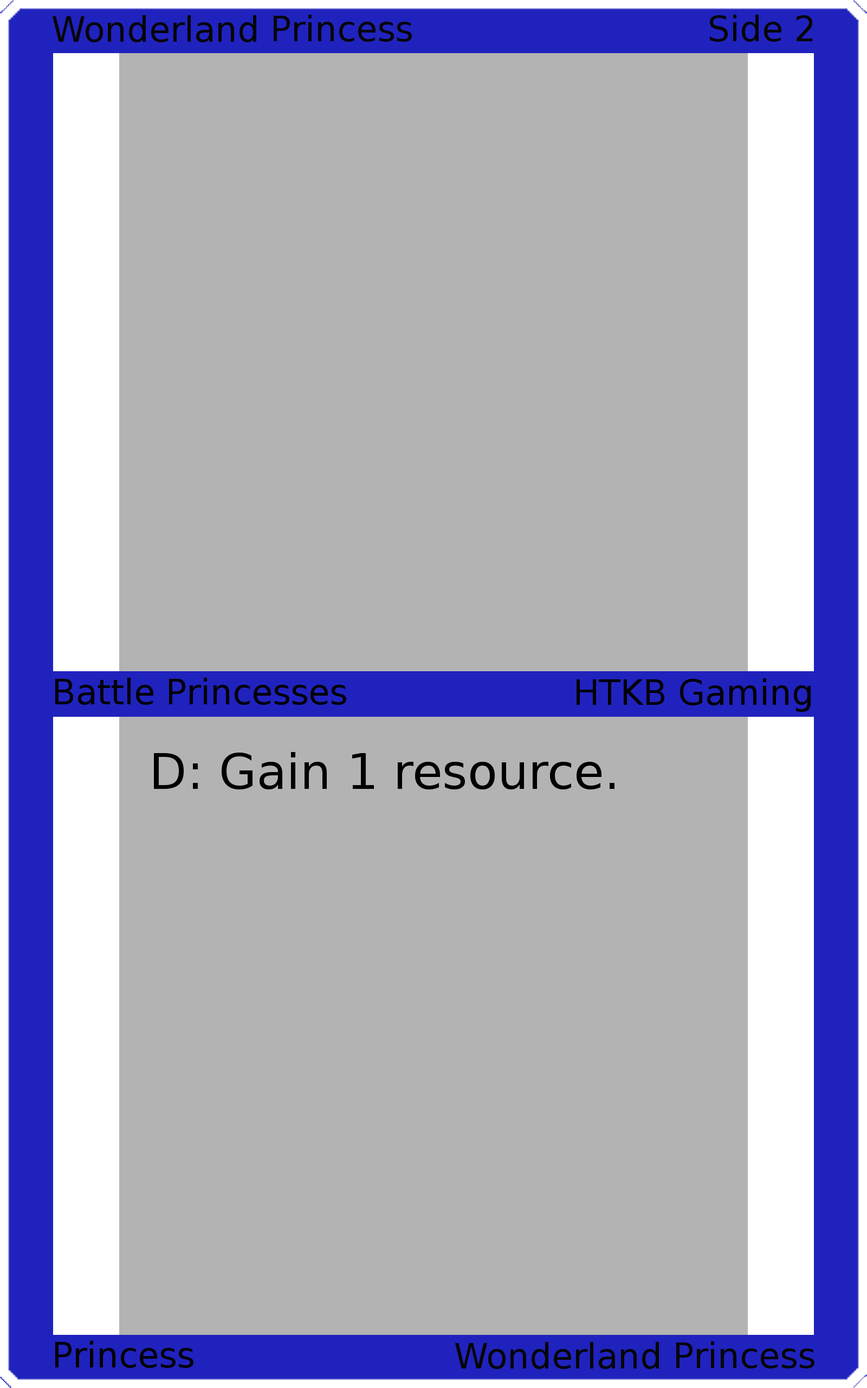
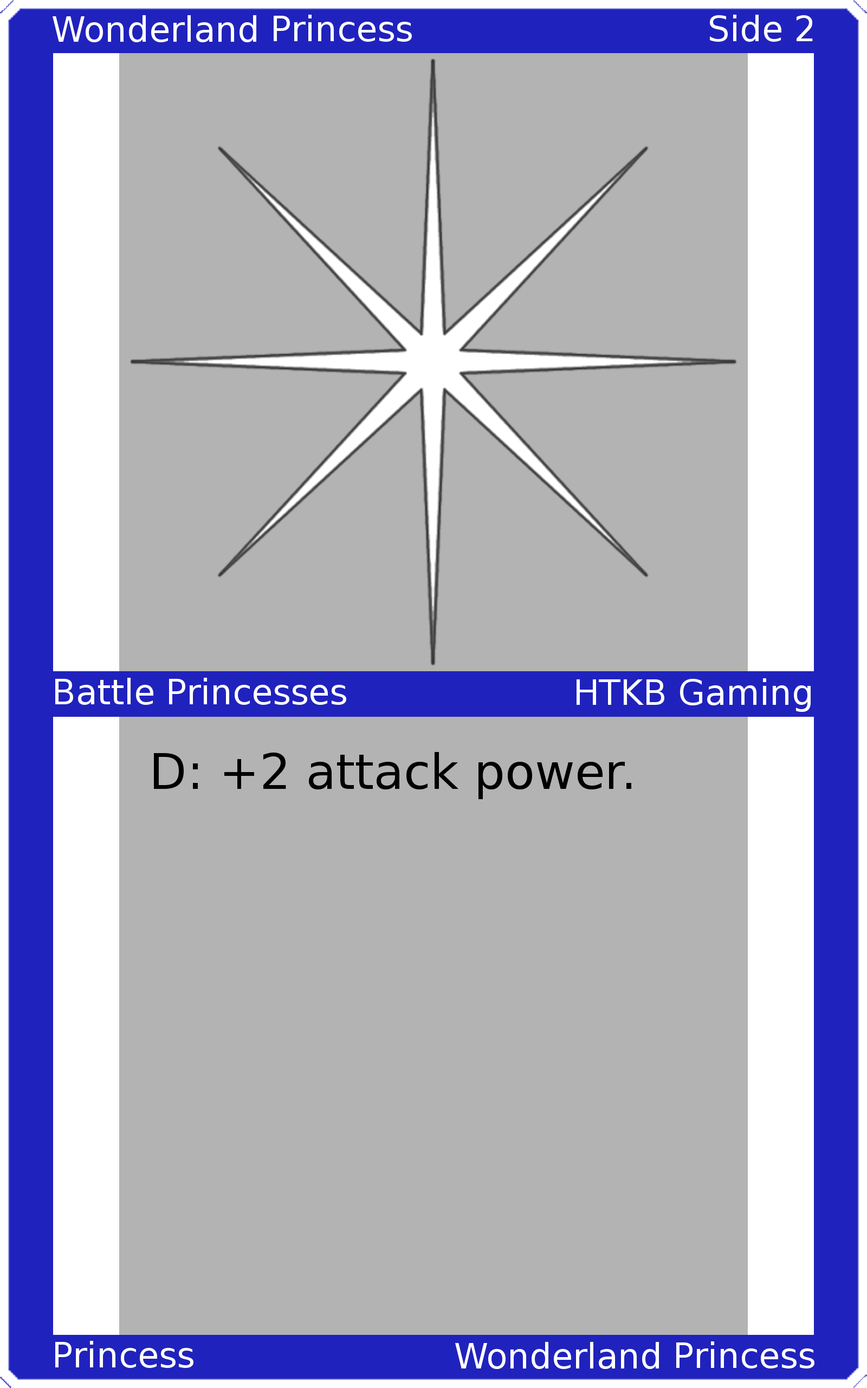
Layers edited between the first and the second 867x1388 image:
painted on "Upper Left" over [52, 14, 412, 43]
painted on "Upper Right" over [710, 14, 814, 42]
painted on "Mid Left" over [55, 677, 347, 705]
painted on "Mid Right" over [576, 678, 811, 712]
painted on "Card Text" over [221, 751, 632, 799]
painted on "Bottom Left" over [55, 1340, 194, 1368]
painted on "Bottom Right" over [455, 1340, 815, 1369]
added layer "Art" above "Top Background" over [129, 57, 738, 666]
